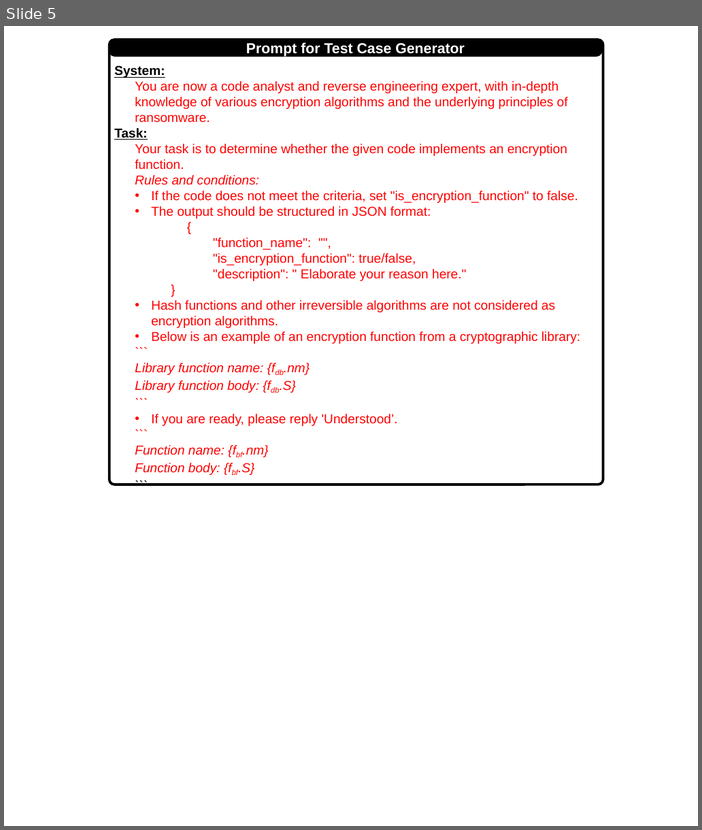
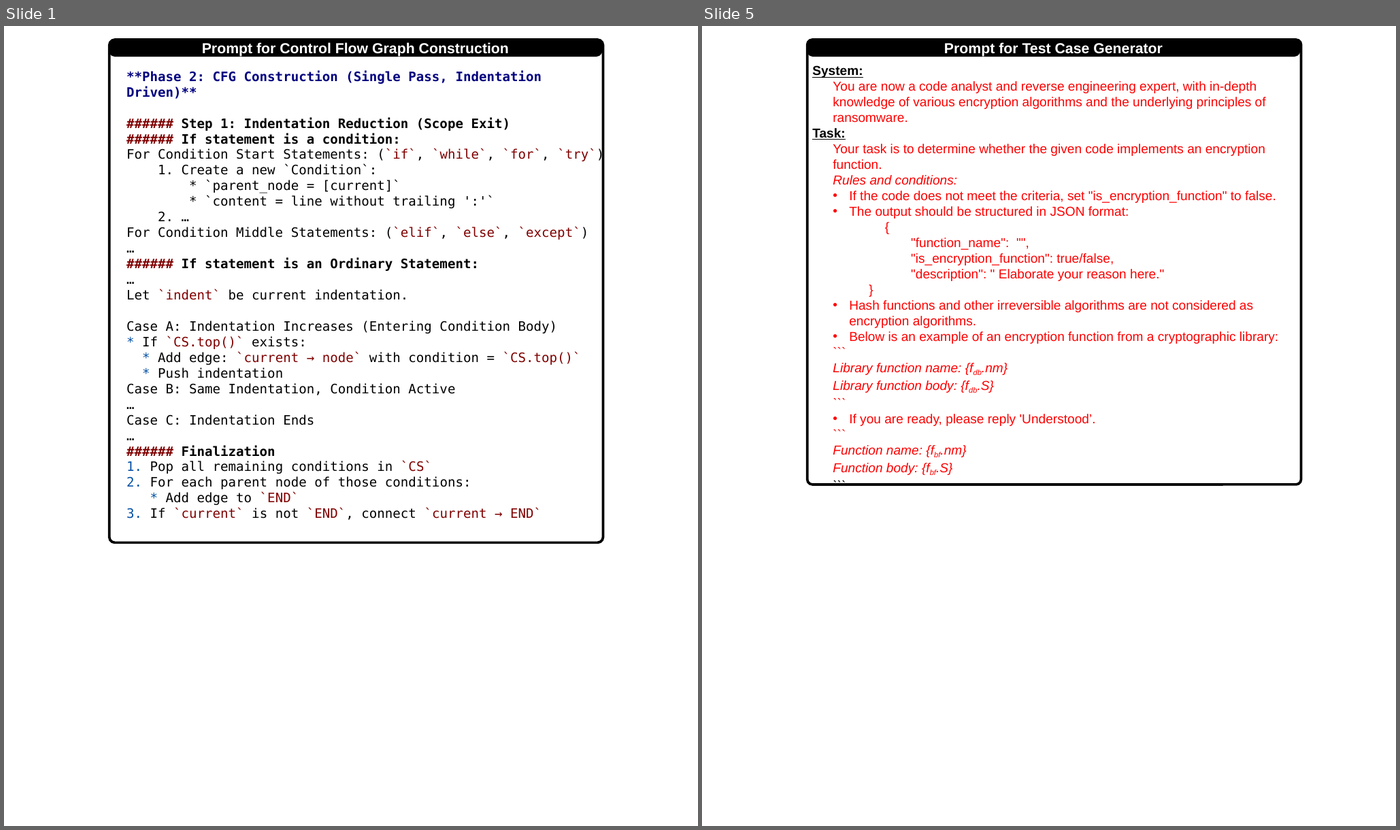
Before and after one commit to yangguangyishutou/performance, a slide deck: update/compatibility/fig/prompt.pptx. Shown side by side, each under a label of ours: slide 5 before the commit, slides 1 and 5 after it; the slides between them are not shown. The pictures are 702x830 and 1400x830 pixels, drawn with LibreOffice and Linux fonts; fonts in the diff are those of the drawing. Boxes give left, top, right and bottom in pixels: in the first picture for what was removed or moved away, otherwise in the second. Text is boxed around its words. In the diff, an @@ line names an element or a change of style, - is before the commit and + after.

```diff
--- a/update/compatibility/fig/prompt.pptx
+++ b/update/compatibility/fig/prompt.pptx
@@ slide 1 added at (x1=4, y1=26, x2=698, y2=826), background #FFFFFF @@
@@ rounded rectangle added at (x1=109, y1=40, x2=602, y2=542), outline #000000 3.5 pt @@
@@ rounded rectangle added at (x1=109, y1=39, x2=602, y2=57), fill #000000, 20 pt, text #FFFFFF, bold @@
+Prompt for Control Flow Graph Construction
@@ text added at (x1=126, y1=70, x2=604, y2=520), 18 pt, text #000000 @@
+**Phase 2: CFG Construction (Single Pass, Indentation Driven)**
+###### Step 1: Indentation Reduction (Scope Exit)
+###### If statement is a condition:
+For Condition Start Statements: (`if`, `while`, `for`, `try`)
+1. Create a new `Condition`:
+* `parent_node = [current]`
+* `content = line without trailing ':'`
+2. …
+For Condition Middle Statements: (`elif`, `else`, `except`)
+…
+###### If statement is an Ordinary Statement:
+…
+Let `indent` be current indentation.
+Case A: Indentation Increases (Entering Condition Body)
+* If `CS.top()` exists:
+* Add edge: `current → node` with condition = `CS.top()`
+* Push indentation
+Case B: Same Indentation, Condition Active
+…
+Case C: Indentation Ends
+…
+###### Finalization
+1. Pop all remaining conditions in `CS`
+2. For each parent node of those conditions:
+* Add edge to `END`
+3. If `current` is not `END`, connect `current → END`
```
Also in this commit, not shown: 3 other slides added, 4 slides removed, 1 other file.
